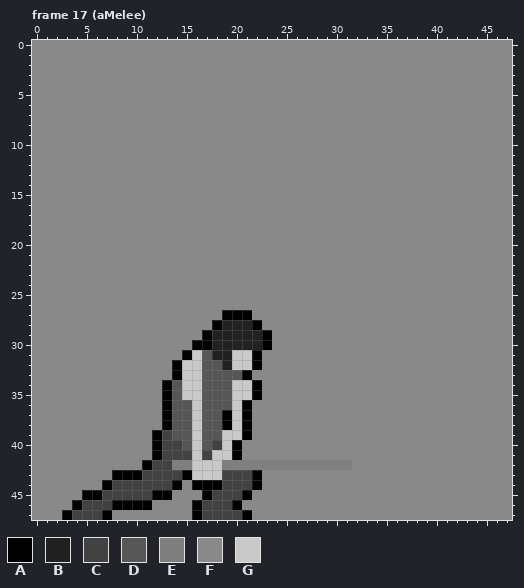
File history of a pixel-art file, RawResource/male.aseprite. Above is the file before it was changed.
48x48 pixels, 23 frames. Colours within 5 levels of each other are drawn and written as one. Shown: frame 17 (aMelee). The commit also changed other frames, which this record leaves out.
Palette (. is transparent): A #000000  B #212121  C #424242  D #565656  E #7f7f7f  F #898989  G #c9c9c9
Now the later version:
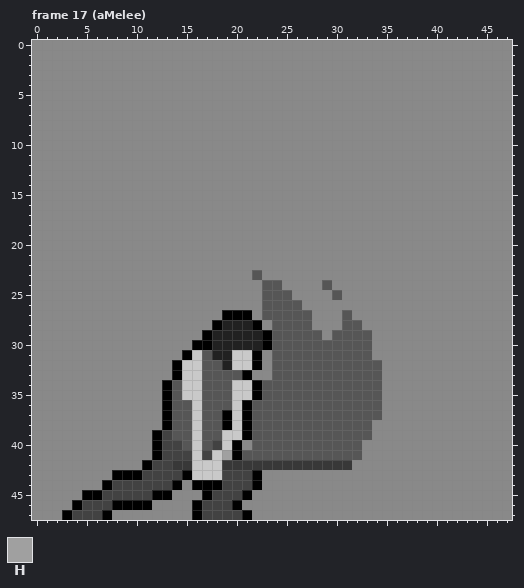
Colours new in this view: H #a0a0a0
Changes in this commit:
layer "effect" now shown
colour E: #7f7f7f -> #383838
Frame 17 (aMelee), layer "effect":
y 23: x 22 F -> D
y 24: x 23..24 FF -> DD; x 29 F -> D
y 25: x 23..25 FFF -> DDD; x 30 F -> D
y 26: x 23..26 FFFF -> DDDD
y 27: x 23..27 FFFFF -> DDDDD; x 31 F -> D
y 28: x 24..27 FFFF -> DDDD; x 31..32 FF -> DD
y 29: x 24..28 FFFFF -> DDDDD; x 30..33 FFFF -> DDDD
y 30..31: x 24..33 FFFFFFFFFF -> DDDDDDDDDD
y 32..33: x 24..34 FFFFFFFFFFF -> DDDDDDDDDDD
y 34..35: x 23..34 FFFFFFFFFFFF -> DDDDDDDDDDDD
y 36..37: x 22..34 FFFFFFFFFFFFF -> DDDDDDDDDDDDD
y 38..39: x 22..33 FFFFFFFFFFFF -> DDDDDDDDDDDD
y 40: x 22..32 FFFFFFFFFFF -> DDDDDDDDDDD
y 41: x 19 G -> H; x 21..32 FFFFFFFFFFFF -> DDDDDDDDDDDD
